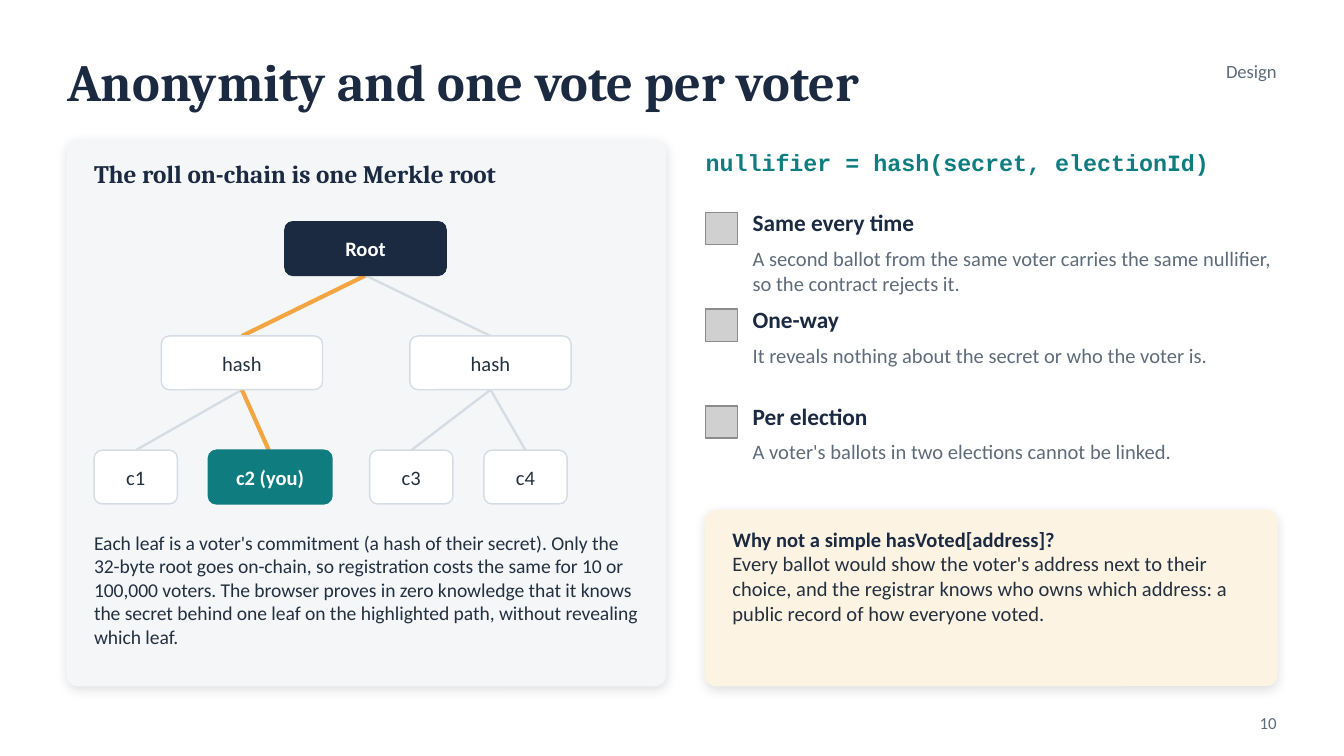
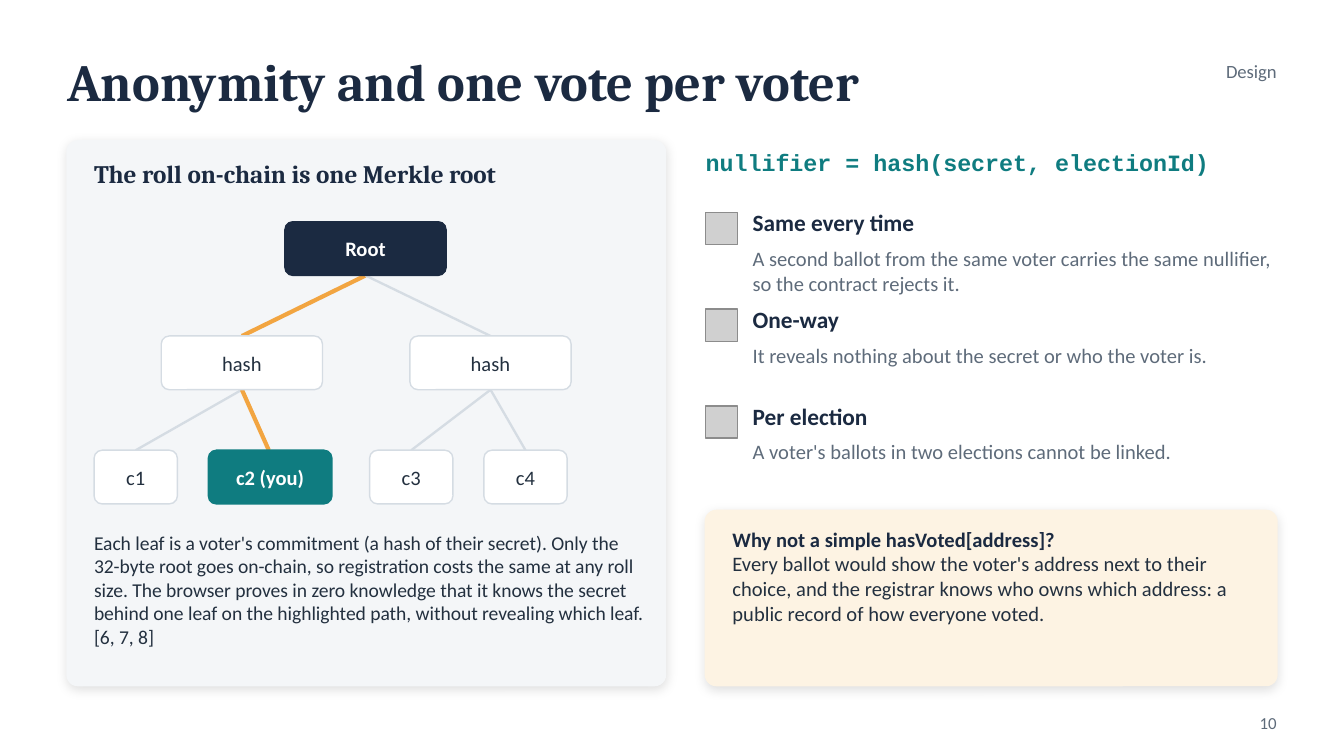
Before and after one commit to Chaitanya-Keyal/decentralized-voting-system, a slide deck: slide 10 of reports/eval1-slides.pptx. Drawn at 1344x756 pixels with LibreOffice and Linux fonts; fonts in the diff are those of the drawing; grey boxes stand for pictures. Boxes give left, top, right and bottom in pixels: in the first picture for what was removed or moved away, otherwise in the second. Text is boxed around its words. In the diff, an @@ line names an element or a change of style, - is before the commit and + after.

```diff
--- a/reports/eval1-slides.pptx
+++ b/reports/eval1-slides.pptx
@@ text at [94,536,643,647]: text changed @@
-Each leaf is a voter's commitment (a hash of their secret). Only the 32-byte root goes on-chain, so registration costs the same for 10 or 100,000 voters. The browser proves in zero knowledge that it knows the secret behind one leaf on the highlighted path, without revealing which leaf.
+Each leaf is a voter's commitment (a hash of their secret). Only the 32-byte root goes on-chain, so registration costs the same at any roll size. The browser proves in zero knowledge that it knows the secret behind one leaf on the highlighted path, without revealing which leaf. [6, 7, 8]
```
Also in this commit, not shown: 5 other slides changed, 2 slides added, 1 slide removed, 19 other files.
